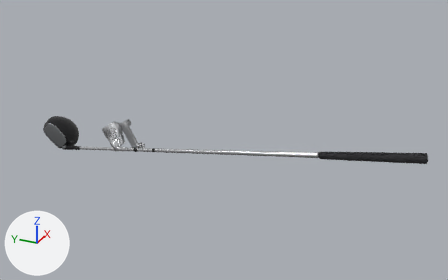
One commit to the glTF model game/assets/golfer/free_golfer.glb: the scene before it, then after it.
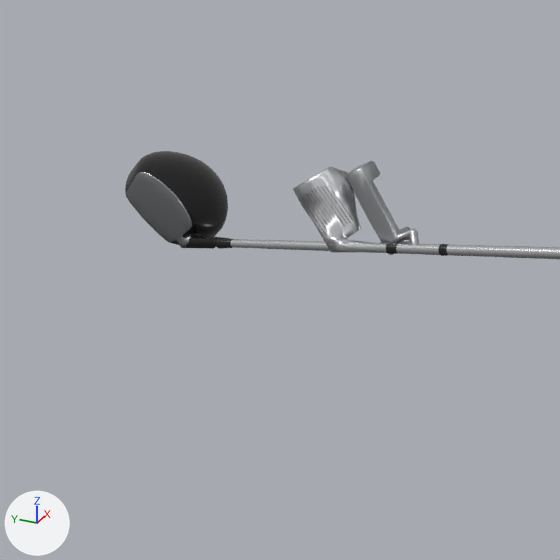
Each version appears first whole from a 50 mm lens placed at (-2.017, 0.104, 1.688), pointed at (-0.49, 0.791, 0.925), and next in a close-up on the part from 0% to 43% of the width and 23% to 92% of the height. Lighting does not change. The marker at lower left points along +X, +Y and +Z. The first two pictures are the older version. Vertices at exactly the same position are counted once.

Objects in the first close-up: 'Driver_head', 'Driver_shaft', 'Iron_head', 'Putter_head'.
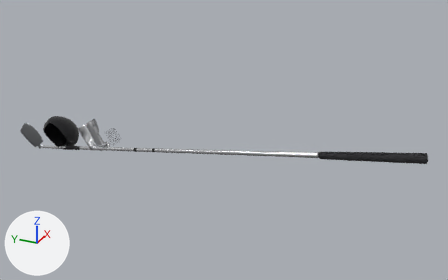
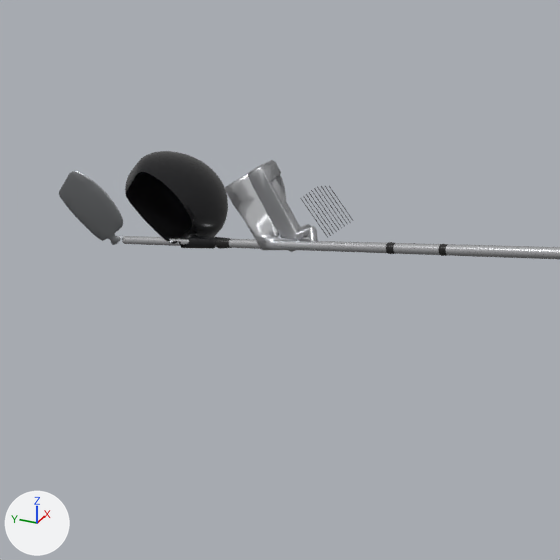
Diff of the bpy script that builds the scene:
```diff
--- a/game/assets/golfer/free_golfer.glb.py
+++ b/game/assets/golfer/free_golfer.glb.py
@@ me_driver_shaft @@
 # used by ob_driver_shaft; location = (0.0, 0.0, 0.0)
-me_driver_shaft.from_pydata(...)  # 132 vertices, 240 faces; spans x -0.569..-0.539, y 0.474..1.315, z 0.827..0.969
+me_driver_shaft.from_pydata(...)  # 132 vertices, 240 faces; spans x -0.571..-0.539, y 0.474..1.411, z 0.812..0.969
+# me_driver_shaft part 1: the whole mesh is multiplied about its middle by the matrix ((1.0, -0.002, 0.0), (-0.002, 1.111, -0.017), (0.0, -0.017, 1.003)), then moved by (-0.001, 0.048, -0.008)
 me_driver_shaft.materials.append(mat_shaft)
@@ me_driver_head @@
 # used by ob_driver_head; location = (0.0, 0.0, 0.0)
-me_driver_head.from_pydata(...)  # 1106 vertices, 2199 faces; spans x -0.577..-0.467, y 1.26..1.413, z 0.813..0.912
+me_driver_head.from_pydata(...)  # 1206 vertices, 2199 faces; spans x -0.579..-0.467, y 1.26..1.49, z 0.809..0.912
+# me_driver_head part 2: a new loose piece of 189 vertices spanning x -0.579..-0.567, y 1.408..1.49, z 0.809..0.892, in mat_driverface (grey #8b8e90)
+# me_driver_head part 3
+# 89 vertices are removed from x -0.577..-0.565, y 1.312..1.394, z 0.825..0.907
+# 367 faces are deleted
+# 4 vertices move within x -0.574..-0.566, y 1.364..1.394, z 0.877..0.906
+# 4 new faces join them, mat_driversole (grey #95979b)
+# 87 new faces join them, mat_driverhead (black #1d1d1f)
 me_driver_head.materials.append(mat_driverface)
@@ me_putter_head @@
 # used by ob_putter_head; location = (0.0, 0.0, 0.0)
-me_putter_head.from_pydata(...)  # 452 vertices, 895 faces; spans x -0.5638..-0.5239, y 0.9761..1.1128, z 0.8568..0.9538
+me_putter_head.from_pydata(...)  # 452 vertices, 895 faces; spans x -0.5664..-0.5267, y 0.9761..1.2396, z 0.8371..0.934
+# me_putter_head part 4: the loose piece of 402 vertices spanning x -0.5636..-0.5239, y 0.9982..1.1128, z 0.8568..0.9538 is moved by (-0.0028, 0.1267, -0.0198)
 me_putter_head.materials.append(mat_putterhead)
@@ me_iron_head @@
 # used by ob_iron_head; location = (0.0, 0.0, 0.0)
-me_iron_head.from_pydata(...)  # 642 vertices, 1216 faces; spans x -0.5674..-0.5229, y 1.0403..1.1742, z 0.8556..0.9418
+me_iron_head.from_pydata(...)  # 642 vertices, 1216 faces; spans x -0.5694..-0.5248, y 1.0403..1.2638, z 0.8416..0.9278
+# me_iron_head part 5: the loose piece of 552 vertices spanning x -0.5674..-0.5229, y 1.0596..1.1742, z 0.8556..0.9418 is moved by (-0.002, 0.0896, -0.014)
 me_iron_head.materials.append(mat_ironhead)
```

Pixel boxes (x1, y1, x2, y2) of what changed, in the close-ups (560 x 560 px; the box of a moved part takes in the faces that stretch with it):
'Driver_head', reshaped (59% wider): before (125, 151, 233, 249); after (59, 151, 231, 249)
'Iron_head', reshaped: before (293, 167, 398, 254); after (224, 174, 396, 254)
'Putter_head', reshaped (93% wider): before (347, 161, 450, 256); after (248, 160, 448, 256)
'Driver_shaft', reshaped: before (215, 239, 560, 259); after (122, 236, 560, 259)
part 2 of me_driver_head, added: after (59, 171, 123, 245)
part 3 of me_driver_head, cut back: (125, 167, 199, 248) in both
part 4 of me_putter_head, moved or reshaped: before (347, 161, 419, 255); after (248, 160, 318, 252)
part 5 of me_iron_head, moved or reshaped: before (293, 167, 364, 252); after (224, 174, 315, 250)
